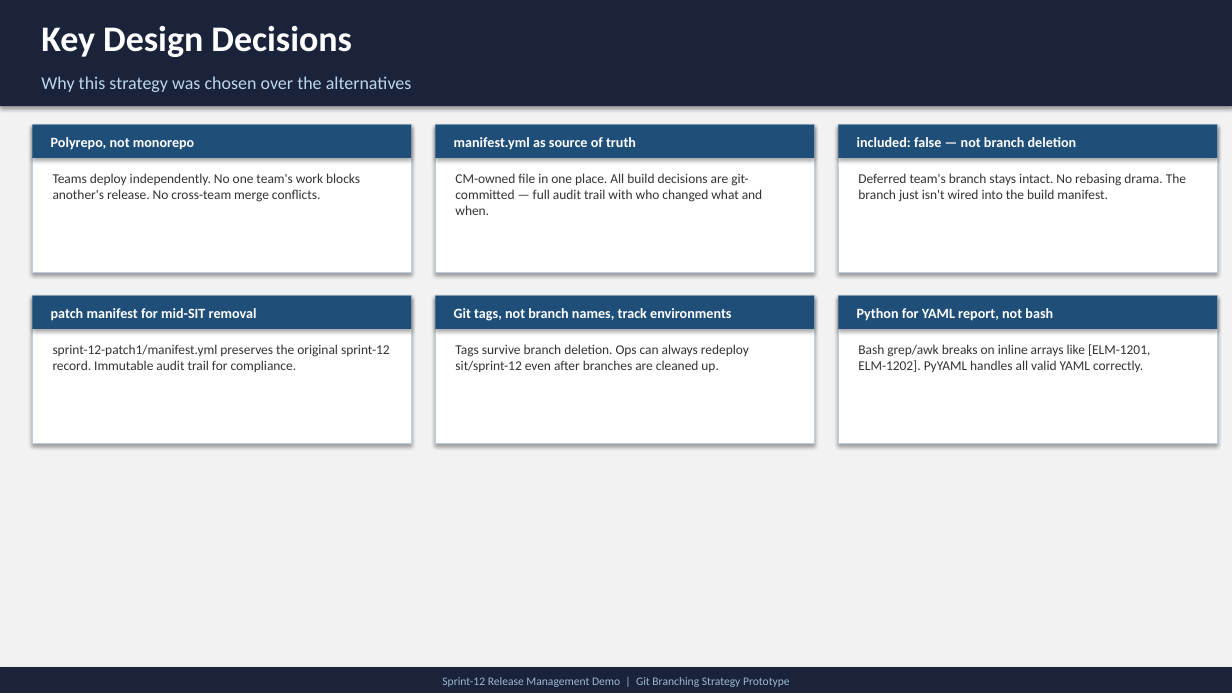
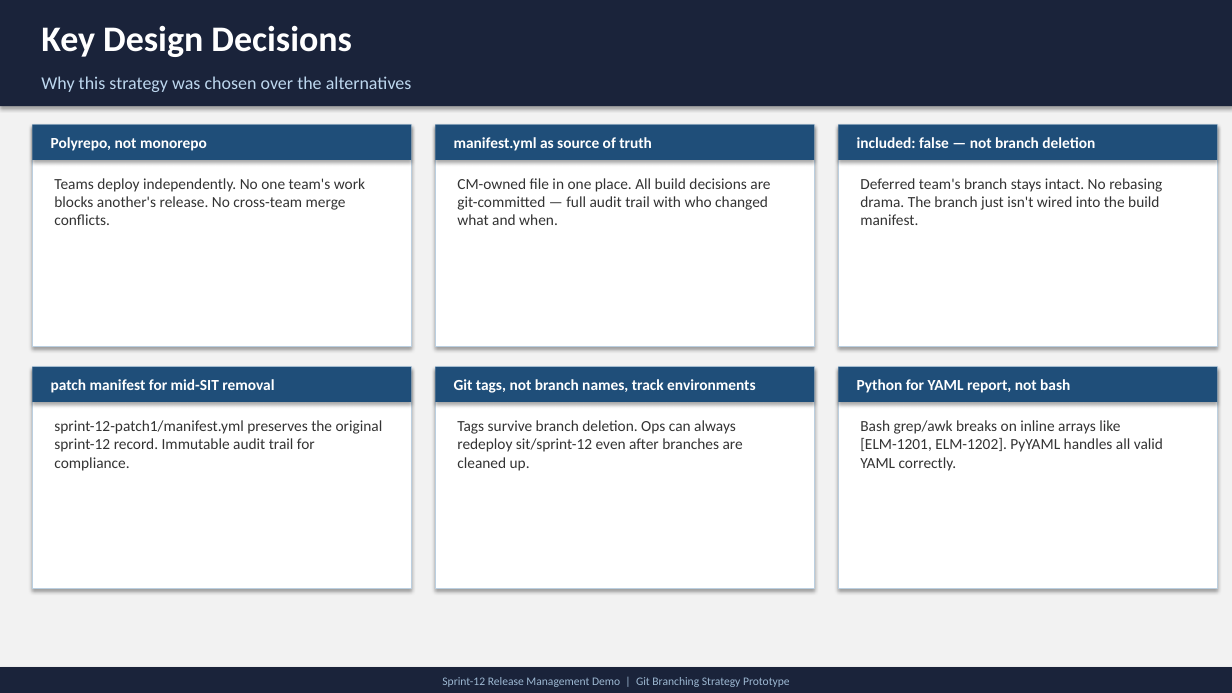
Before and after one commit to satishreddy13/repo-release-manifest, a slide deck: slide 10 of docs/sprint-12-demo.pptx. Drawn at 1232x693 pixels with LibreOffice and Linux fonts; fonts in the diff are those of the drawing. Boxes give left, top, right and bottom in pixels: in the first picture for what was removed or moved away, otherwise in the second. Text is boxed around its words. In the diff, an @@ line names an element or a change of style, - is before the commit and + after.

```diff
--- a/docs/sprint-12-demo.pptx
+++ b/docs/sprint-12-demo.pptx
@@ rectangle: place and size @@
-rectangle at box(32, 125, 411, 273)
+rectangle at box(32, 125, 411, 347)
@@ rectangle: place and size @@
-rectangle at box(435, 125, 814, 273)
+rectangle at box(435, 125, 814, 347)
@@ rectangle: place and size @@
-rectangle at box(838, 125, 1217, 273)
+rectangle at box(838, 125, 1217, 347)
@@ rectangle: place and size @@
-rectangle at box(32, 296, 411, 444)
+rectangle at box(32, 367, 411, 589)
@@ rectangle: place and size @@
-rectangle at box(435, 296, 814, 444)
+rectangle at box(435, 367, 814, 589)
@@ 3 texts, 3 rectangles: place and size @@
-3 texts, 3 rectangles at box(32, 296, 1217, 329)
+3 texts, 3 rectangles at box(32, 367, 1217, 402)
@@ rectangle: place and size @@
-rectangle at box(838, 296, 1217, 444)
+rectangle at box(838, 367, 1217, 589)
@@ size 11 to 12 pt in 6 elements at box(51, 137, 207, 151), box(454, 137, 652, 151), box(857, 137, 1095, 148), box(51, 379, 274, 393), box(454, 379, 755, 393), box(857, 379, 1070, 393) @@
@@ text "sprint-12-patch1/manifest.yml preserves the original sprint- ...": place and size @@
-text "sprint-12-patch1/manifest.yml preserves the original sprint- ..." at box(53, 344, 390, 372)
+text "sprint-12-patch1/manifest.yml preserves the original sprint- ..." at box(54, 420, 383, 471)
@@ text "Tags survive branch deletion. Ops ...": place and size @@
-text "Tags survive branch deletion. Ops ..." at box(455, 344, 749, 372)
+text "Tags survive branch deletion. Ops ..." at box(457, 420, 743, 471)
@@ size 10.5 to 12 pt in 6 elements at box(457, 178, 770, 225), box(54, 178, 365, 225), box(860, 178, 1162, 225), box(54, 420, 383, 471), box(457, 420, 743, 471), box(860, 420, 1163, 471) @@
@@ text "Bash grep/awk breaks on inline ...": place and size @@
-text "Bash grep/awk breaks on inline ..." at box(858, 344, 1150, 372)
+text "Bash grep/awk breaks on inline ..." at box(860, 420, 1163, 471)
```
Also in this commit, not shown: 4 other slides changed, 13 other files.
